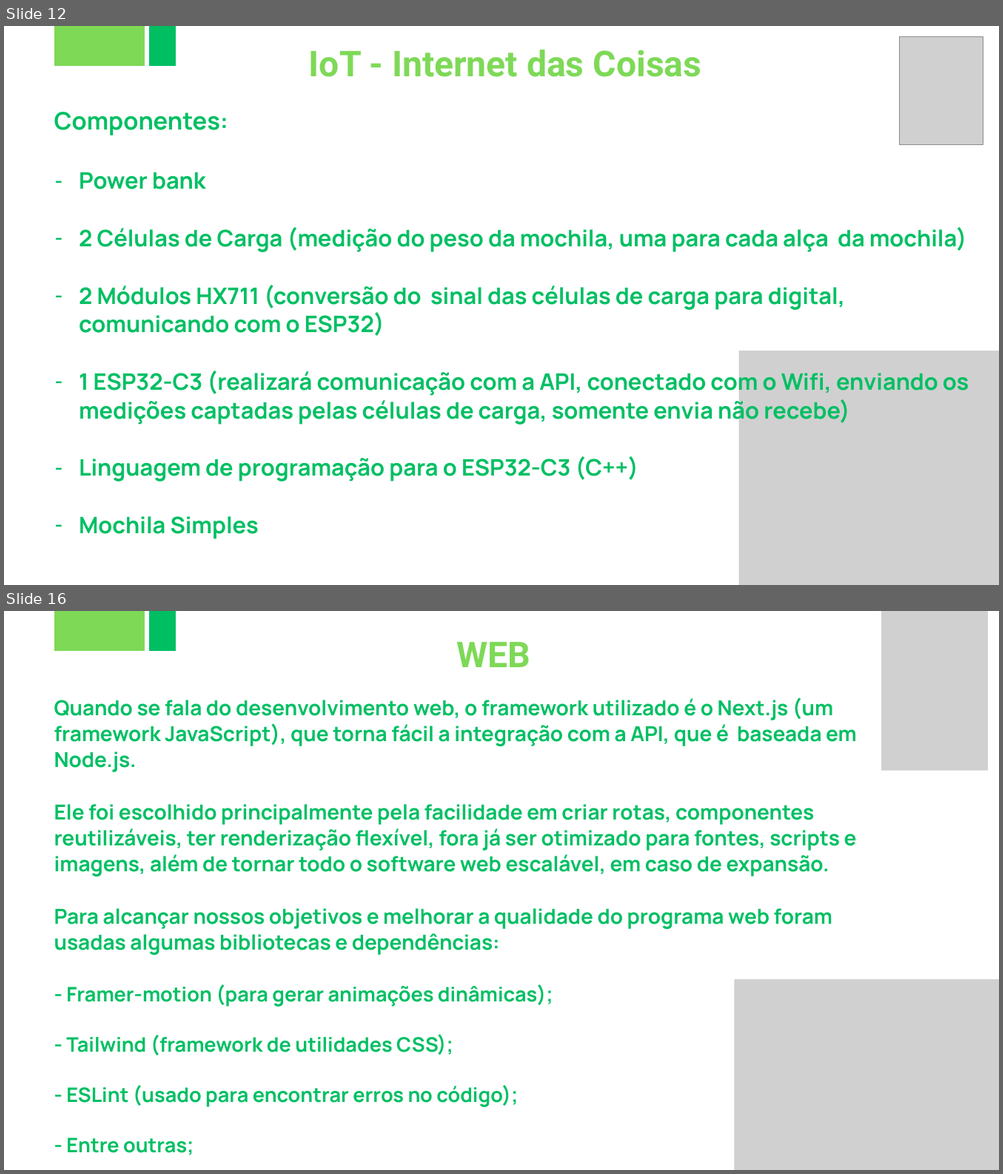
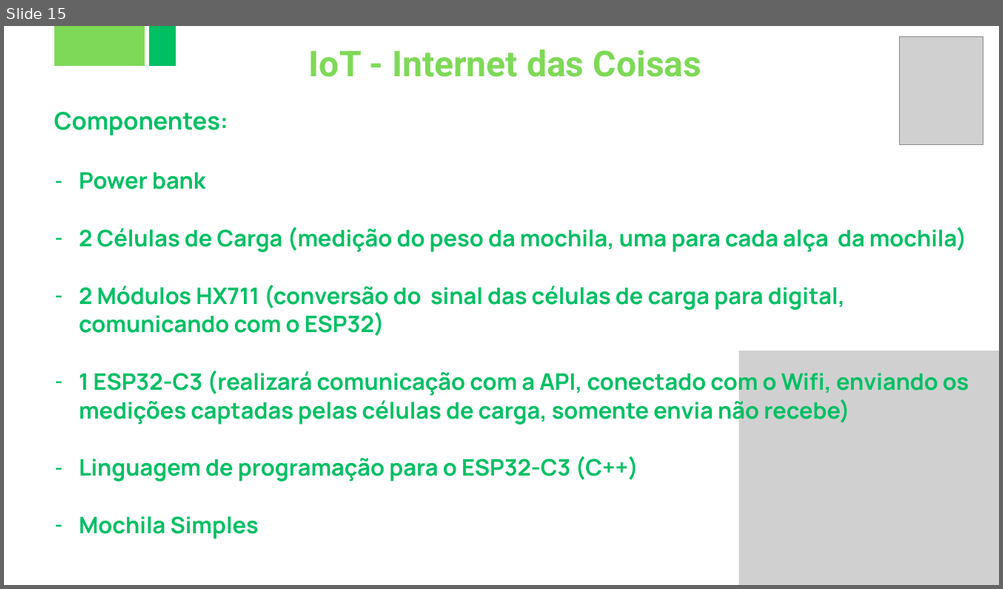
Before and after one commit to FatecFranca/DSM-G06-PI4-2025-2, a slide deck: 2-Apresentação-PI-4-Semestre.pptx. Shown one above the other, each under a label of ours: slides 12 and 16 before the commit, slide 15 after it; the slides between them are not shown. The pictures are 1003x1174 and 1003x589 pixels, drawn with LibreOffice and Linux fonts; fonts in the diff are those of the drawing; grey boxes stand for pictures. Boxes give left, top, right and bottom in pixels: in the first picture for what was removed or moved away, otherwise in the second. Text is boxed around its words. In the diff, an @@ line names an element or a change of style, - is before the commit and + after.

Commit message:
API & MOBILE | Atualização de Rotas - Inclusão de Índice | Adpataçaõ de telas para as rotas alteradas | Melhor Performance

```diff
--- a/2-Apresentação-PI-4-Semestre.pptx
+++ b/2-Apresentação-PI-4-Semestre.pptx
@@ slide 16 removed at box(4, 611, 999, 1170), background #FFFFFF @@
@@ freeform shape removed at box(54, 611, 145, 651) @@
@@ freeform shape removed at box(149, 611, 176, 651) @@
@@ picture removed at box(881, 611, 987, 771) @@
@@ text removed at box(456, 642, 530, 667) @@
-WEB
@@ text removed at box(54, 698, 856, 1156) @@
-Quando se fala do desenvolvimento web, o framework utilizado é o Next.js (um framework JavaScript), que torna fácil a integração com a API, que é baseada em Node.js.
-Ele foi escolhido principalmente pela facilidade em criar rotas, componentes reutilizáveis, ter renderização flexível, fora já ser otimizado para fontes, scripts e imagens, além de tornar todo o software web escalável, em caso de expansão.
-Para alcançar nossos objetivos e melhorar a qualidade do programa web foram usadas algumas bibliotecas e dependências:
-- Framer-motion (para gerar animações dinâmicas);
-- Tailwind (framework de utilidades CSS);
-- ESLint (usado para encontrar erros no código);
-- Entre outras;
@@ picture removed at box(734, 980, 999, 1170) @@
@@ what was slide 12 is now slide 15 @@
```
Also in this commit, not shown: 3 slides changed, 3 slides added, 4 other slides removed, 40 other files.
